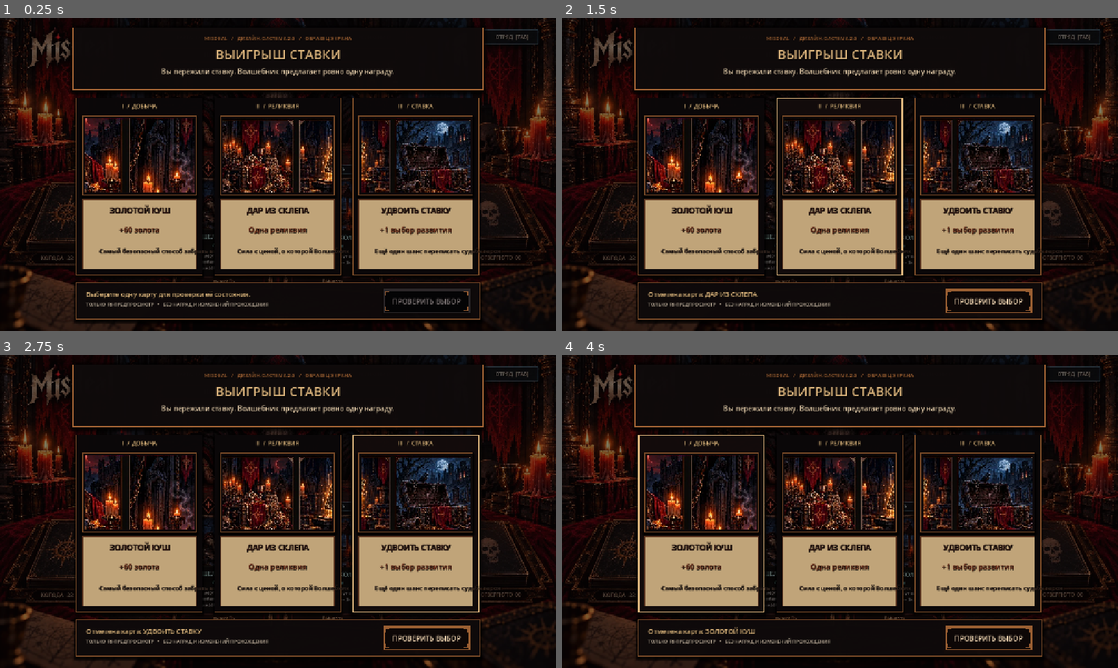
Above: before the commit, frames 1-4 (two rows, left to right).
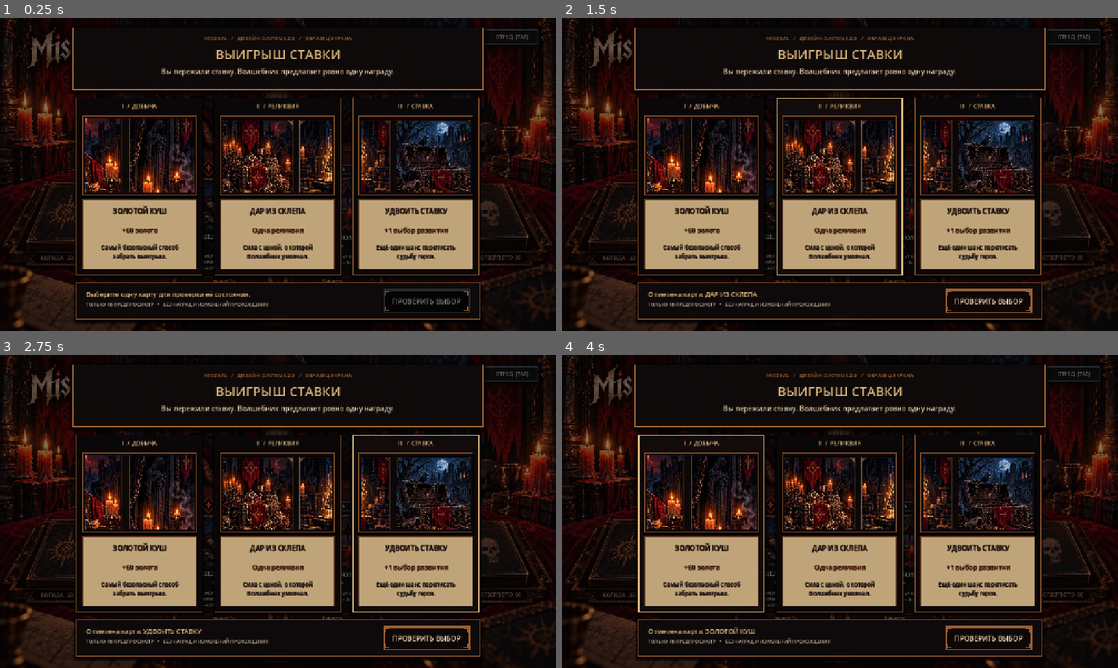
Above: after the commit, the same moments.

Repository: zampolit73/Misdeal
Game: Godot game, scene res://scenes/dev/design_system_v2_reward_preview.tscn
The game is run twice, just before and just after one commit, with the same random seed, the same clock (stepped at 60 frames per second) and the same inputs. This scene is started directly instead of the project's main scene.
Inputs:
- Up to frame 1 (0.25 s): no input
- Up to frame 2 (1.5 s): click "I / ДОБЫЧА" at 0.5 s; click "II / РЕЛИКВИЯ" at 1.25 s
- Up to frame 3 (2.75 s): click "III / СТАВКА" at 2 s
- Up to frame 4 (4 s): click "ПРОВЕРИТЬ ВЫБОР" at 2.75 s; click "I / ДОБЫЧА" at 3.5 s

The runs differ from the first frame. In frame 1, 2.4% of the frame differs, in the area x 17-90%, y 59-78%; in frame 2, 2.4%; in frame 3, 2.4%; in frame 4, 2.4%.

Commit message:
fix(ui): keep reward preview copy inside parchment cards

Diff:
--- a/scripts/dev/design_system_v2_reward_preview.gd
+++ b/scripts/dev/design_system_v2_reward_preview.gd
@@ -12,21 +12,21 @@
 		"eyebrow": "I  /  ДОБЫЧА",
 		"title": "ЗОЛОТОЙ КУШ",
 		"effect": "+60 золота",
-		"description": "Самый безопасный способ забрать выигрыш."
+		"description": "Самый безопасный способ\nзабрать выигрыш."
 	},
 	{
 		"art": "relic_wager",
 		"eyebrow": "II  /  РЕЛИКВИЯ",
 		"title": "ДАР ИЗ СКЛЕПА",
 		"effect": "Одна реликвия",
-		"description": "Сила с ценой, о которой Волшебник умолчал."
+		"description": "Сила с ценой, о которой\nВолшебник умолчал."
 	},
 	{
 		"art": "bonus_upgrade",
 		"eyebrow": "III  /  СТАВКА",
 		"title": "УДВОИТЬ СТАВКУ",
 		"effect": "+1 выбор развития",
-		"description": "Ещё один шанс переписать судьбу героя."
+		"description": "Ещё один шанс переписать\nсудьбу героя."
 	}
 ]
 
@@ -124,33 +124,42 @@
 
 	var parchment := Panel.new()
 	parchment.mouse_filter = Control.MOUSE_FILTER_IGNORE
+	parchment.clip_contents = true
 	_place(parchment, Vector2(14.0, 234.0), Vector2(264.0, 161.0))
 	button.add_child(parchment)
 	UI.apply_v2_parchment_plate(parchment)
 
-	var headline := _text(String(data["title"]), 18, Color(0.18, 0.09, 0.07))
-	_place(headline, Vector2(10.0, 12.0), Vector2(244.0, 28.0))
+	# Set word wrapping before parenting/sizing. Godot's Label minimum size
+	# otherwise expands to one long line, overrunning neighboring cards.
+	var headline := _text(String(data["title"]), 16, Color(0.18, 0.09, 0.07))
+	headline.autowrap_mode = TextServer.AUTOWRAP_WORD_SMART
+	headline.clip_text = true
 	headline.horizontal_alignment = HORIZONTAL_ALIGNMENT_CENTER
+	headline.vertical_alignment = VERTICAL_ALIGNMENT_CENTER
 	parchment.add_child(headline)
+	_place(headline, Vector2(10.0, 9.0), Vector2(244.0, 35.0))
 
 	var rule := ColorRect.new()
 	rule.color = Color(0.40, 0.23, 0.13, 0.74)
 	rule.mouse_filter = Control.MOUSE_FILTER_IGNORE
-	_place(rule, Vector2(24.0, 47.0), Vector2(216.0, 1.0))
 	parchment.add_child(rule)
-
-	var effect := _text(String(data["effect"]), 17, Color(0.43, 0.18, 0.10))
-	_place(effect, Vector2(10.0, 57.0), Vector2(244.0, 27.0))
+	_place(rule, Vector2(24.0, 49.0), Vector2(216.0, 1.0))
+
+	var effect := _text(String(data["effect"]), 15, Color(0.43, 0.18, 0.10))
+	effect.autowrap_mode = TextServer.AUTOWRAP_WORD_SMART
+	effect.clip_text = true
 	effect.horizontal_alignment = HORIZONTAL_ALIGNMENT_CENTER
+	effect.vertical_alignment = VERTICAL_ALIGNMENT_CENTER
 	parchment.add_child(effect)
-
-	var description := _text(String(data["description"]), 14, Color(0.22, 0.16, 0.13))
-	_place(description, Vector2(16.0, 92.0), Vector2(232.0, 54.0))
+	_place(effect, Vector2(10.0, 55.0), Vector2(244.0, 31.0))
+
+	var description := _text(String(data["description"]), 13, Color(0.22, 0.16, 0.13))
+	description.autowrap_mode = TextServer.AUTOWRAP_WORD_SMART
+	description.clip_text = true
 	description.horizontal_alignment = HORIZONTAL_ALIGNMENT_CENTER
 	description.vertical_alignment = VERTICAL_ALIGNMENT_CENTER
-	description.autowrap_mode = TextServer.AUTOWRAP_WORD_SMART
 	parchment.add_child(description)
-
+	_place(description, Vector2(14.0, 91.0), Vector2(236.0, 60.0))
 
 func _build_footer() -> void:
 	var footer := PanelContainer.new()
